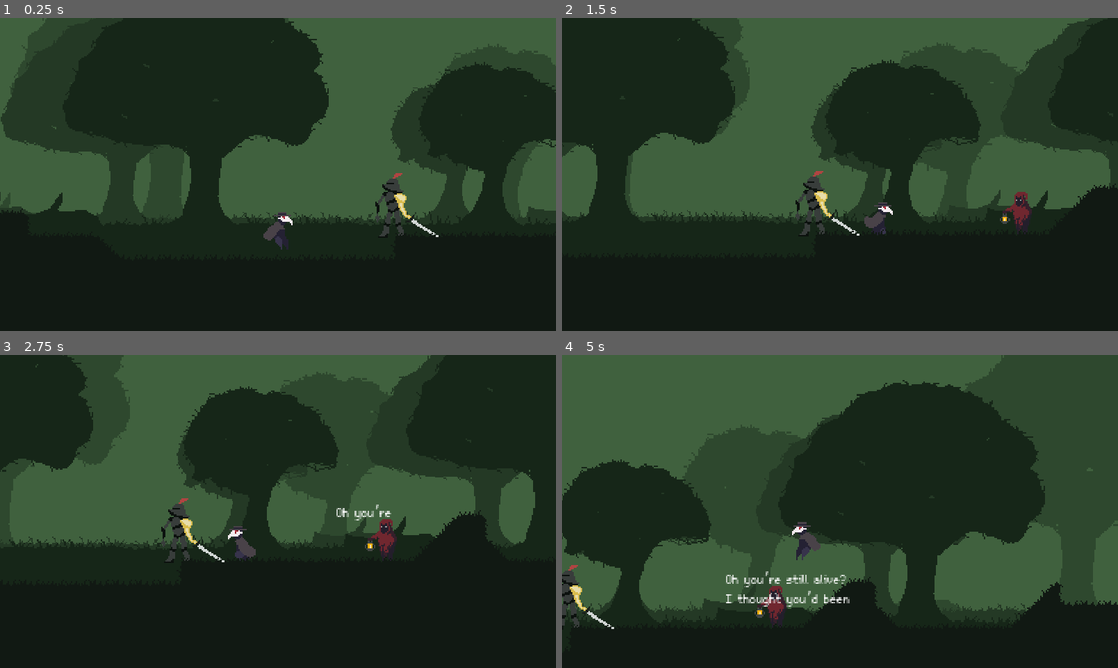
Above: before the commit, frames 1-4 (two rows, left to right).
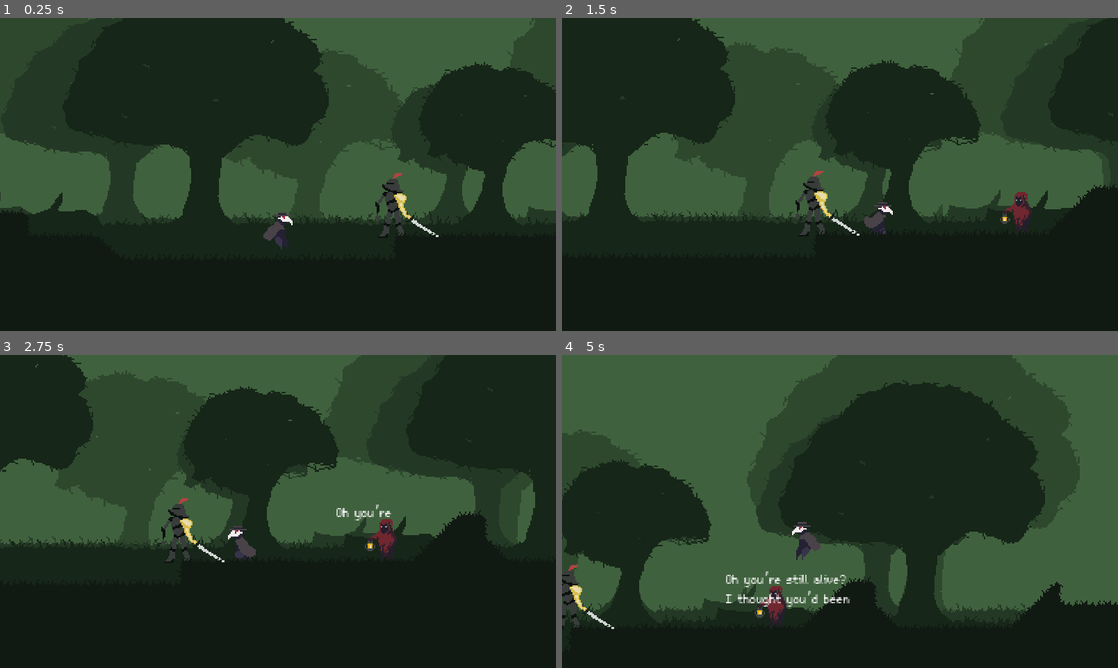
Above: after the commit, the same moments.

Repository: UVASGD/spring-2024-metroidvania
Game: Godot game, scene res://Scenes/Stages/world.tscn
Same seed, same stepped clock (60 frames per second), same inputs: the game is played once before the commit and once after it.
Inputs (mouse positions are in pixels of both pictures, inside the frame that each line leads up to):
- Up to frame 1 (0.25 s): no input
- Up to frame 2 (1.5 s): move the mouse to (962, 158) at 0.52 s; hold D (move_right) from 0.53 s (still down); click (962, 158) at 0.6 s; tap Space (jump) at 0.77 s; move the mouse to (728, 190) at 1.27 s; tap Shift (dash) at 1.35 s
- Up to frame 3 (2.75 s): tap Space (jump) at 1.52 s; move the mouse to (333, 442) at 2.02 s; release D (move_right) at 2.03 s; hold A (move_left) from 2.03 s (still down); tap E (interact) at 2.1 s
- Up to frame 4 (5 s): move the mouse to (812, 574) at 2.77 s; release A (move_left) at 2.78 s; hold D (move_right) 2.78-4.28 s; click (812, 574) at 2.85 s; tap Space (jump) at 3.02, 3.77, 4.52 s; move the mouse to (1006, 558) at 3.52 s; tap Shift (dash) at 3.6 s; move the mouse to (673, 464) at 4.27 s; hold A (move_left) from 4.28 s (still down); tap E (interact) at 4.35 s

The runs differ from the first frame. In frame 1, 10% of the frame differs, in the area x 0-100%, y 0-65%; in frame 2, 12%; in frame 3, 12%; in frame 4, 18%, in the area x 0-100%, y 0-83%.

Commit message:
minor changes to both stages before merge

Diff:
--- a/Scenes/Stages/Beach/beach_stage_2.tscn
+++ b/Scenes/Stages/Beach/beach_stage_2.tscn
@@ -43,7 +43,7 @@
 
 [node name="Sprite2D3" type="Sprite2D" parent="ParallaxBackground/ParallaxLayer3" index="2"]
 position = Vector2(1069, 133.499)
-scale = Vector2(1.15313, 0.93421)
+scale = Vector2(1.25, 1.013)
 texture = ExtResource("2_odx3w")
 
 [node name="Sprite2D4" type="Sprite2D" parent="ParallaxBackground/ParallaxLayer3" index="3"]
--- a/Scenes/Stages/Forest/forest_stage_1.tscn
+++ b/Scenes/Stages/Forest/forest_stage_1.tscn
@@ -20,19 +20,19 @@
 modulate = Color(0.145098, 0.235294, 0.133333, 1)
 motion_scale = Vector2(0.8, 0.8)
 
+[node name="Sprite2D" parent="ParallaxBackground/ParallaxLayer3" index="0"]
+position = Vector2(-500, 119)
+scale = Vector2(1.25, 1.25)
+texture = ExtResource("2_8n0pc")
+
 [node name="Sprite2D2" type="Sprite2D" parent="ParallaxBackground/ParallaxLayer3" index="1"]
-position = Vector2(-328, 119)
-scale = Vector2(1.09063, 1.18333)
+position = Vector2(0, 123)
+scale = Vector2(1.25, 1.25)
 texture = ExtResource("2_8n0pc")
 
 [node name="Sprite2D3" type="Sprite2D" parent="ParallaxBackground/ParallaxLayer3" index="2"]
-position = Vector2(127, 123)
-scale = Vector2(1.09063, 1.18333)
-texture = ExtResource("2_8n0pc")
-
-[node name="Sprite2D4" type="Sprite2D" parent="ParallaxBackground/ParallaxLayer3" index="3"]
-position = Vector2(503, 129)
-scale = Vector2(1.09063, 1.18333)
+position = Vector2(500, 129)
+scale = Vector2(1.25, 1.25)
 texture = ExtResource("2_8n0pc")
 
 [node name="ParallaxLayer2" parent="ParallaxBackground" index="2"]
